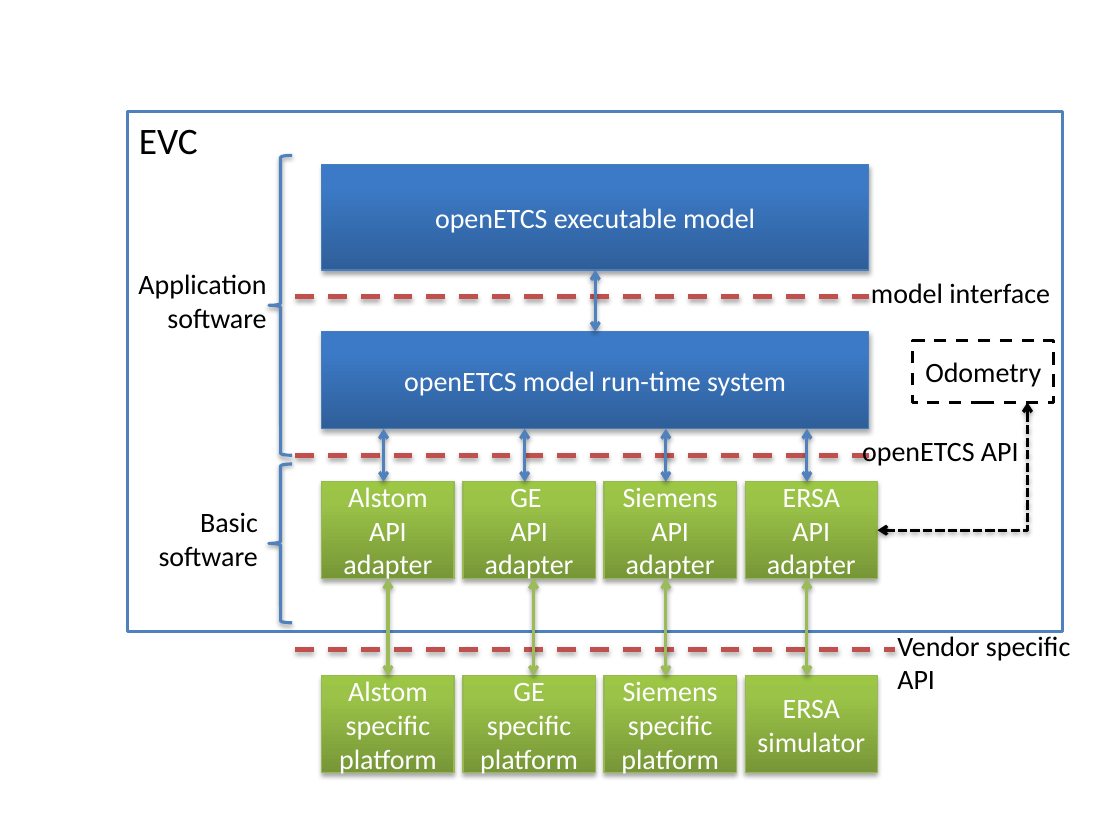
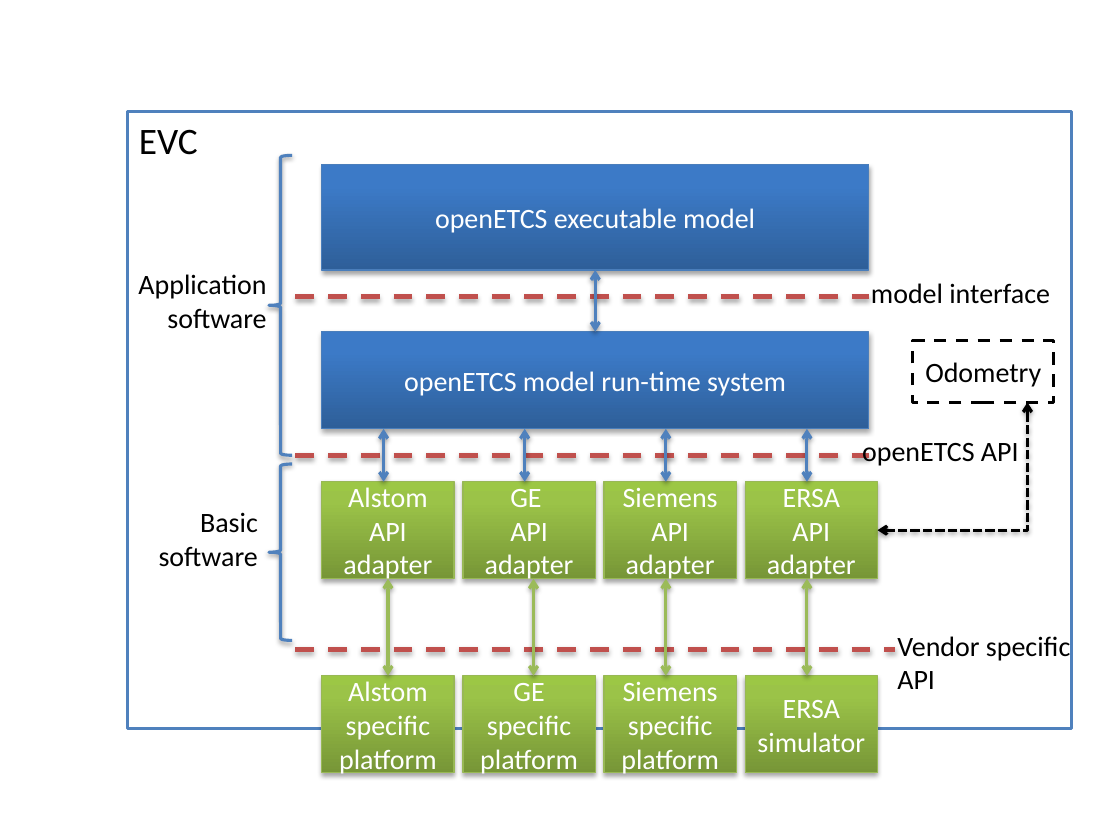
Before and after one commit to openETCS/modeling, a slide deck: slide 1 of API/description/images/software-architecture.pptx. Drawn at 1120x840 pixels with LibreOffice and Linux fonts; fonts in the diff are those of the drawing. Boxes give left, top, right and bottom in pixels: in the first picture for what was removed or moved away, otherwise in the second. Text is boxed around its words. In the diff, an @@ line names an element or a change of style, - is before the commit and + after.

```diff
--- a/API/description/images/software-architecture.pptx
+++ b/API/description/images/software-architecture.pptx
@@ rectangle: place and size @@
-rectangle at box(128, 111, 1063, 632)
+rectangle at box(128, 111, 1072, 728)
@@ left brace: place and size @@
-left brace at box(269, 464, 292, 623)
+left brace at box(269, 464, 292, 640)
```
Also in this commit, not shown: 2 other files.
